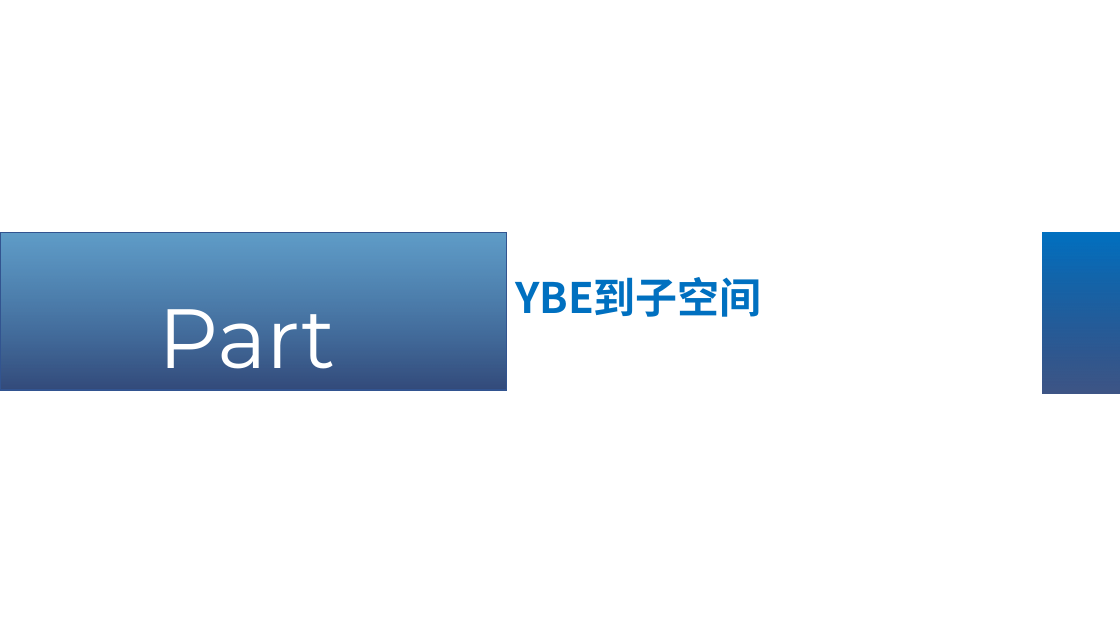
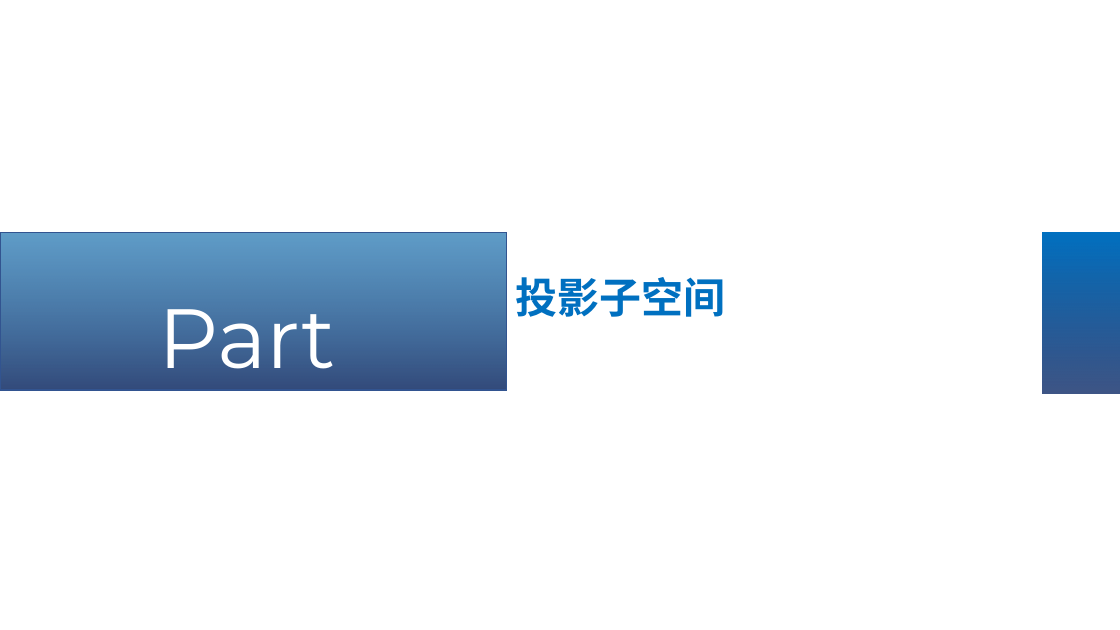
Before and after one commit to Asice-Cloud/quantummmm, a slide deck: slide 6 of y2.pptx (slide 5 before the commit). Drawn at 1120x630 pixels with LibreOffice and Linux fonts; fonts in the diff are those of the drawing; grey boxes stand for pictures. Boxes give left, top, right and bottom in pixels: in the first picture for what was removed or moved away, otherwise in the second. Text is boxed around its words. In the diff, an @@ line names an element or a change of style, - is before the commit and + after.

```diff
--- a/y2.pptx
+++ b/y2.pptx
@@ text at bbox=[515, 277, 725, 317]: text changed @@
-YBE到子空间
+投影子空间
```
Also in this commit, not shown: 4 other slides changed, 12 slides added, 1 slide removed, 11 other files.
